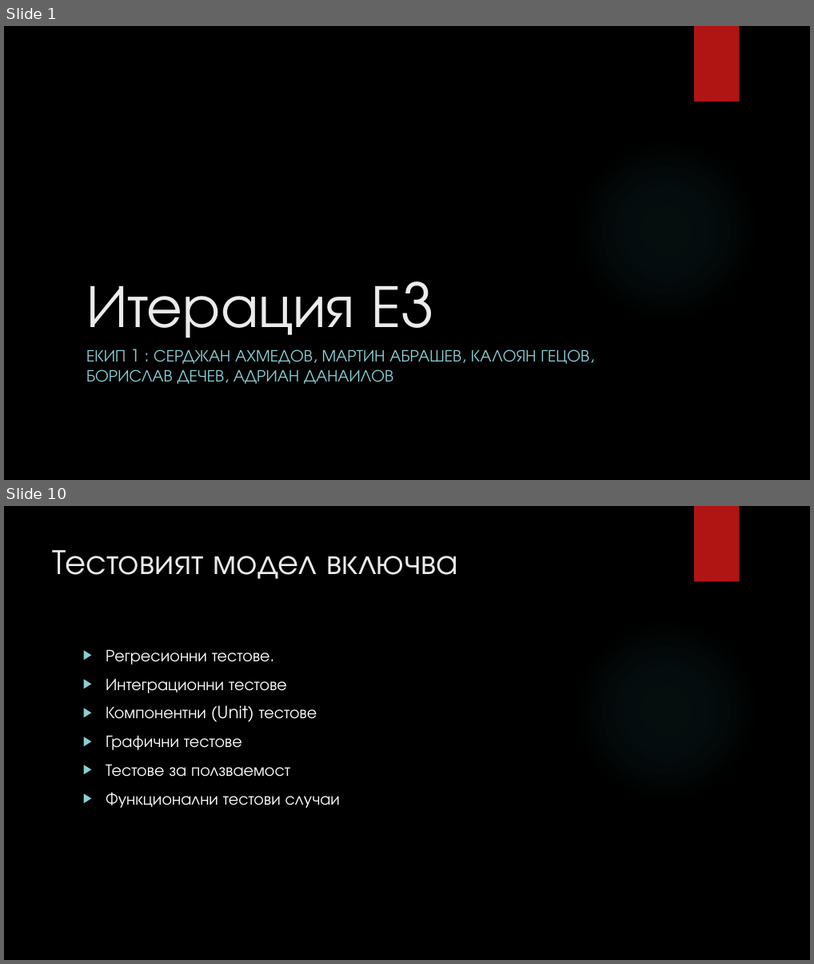
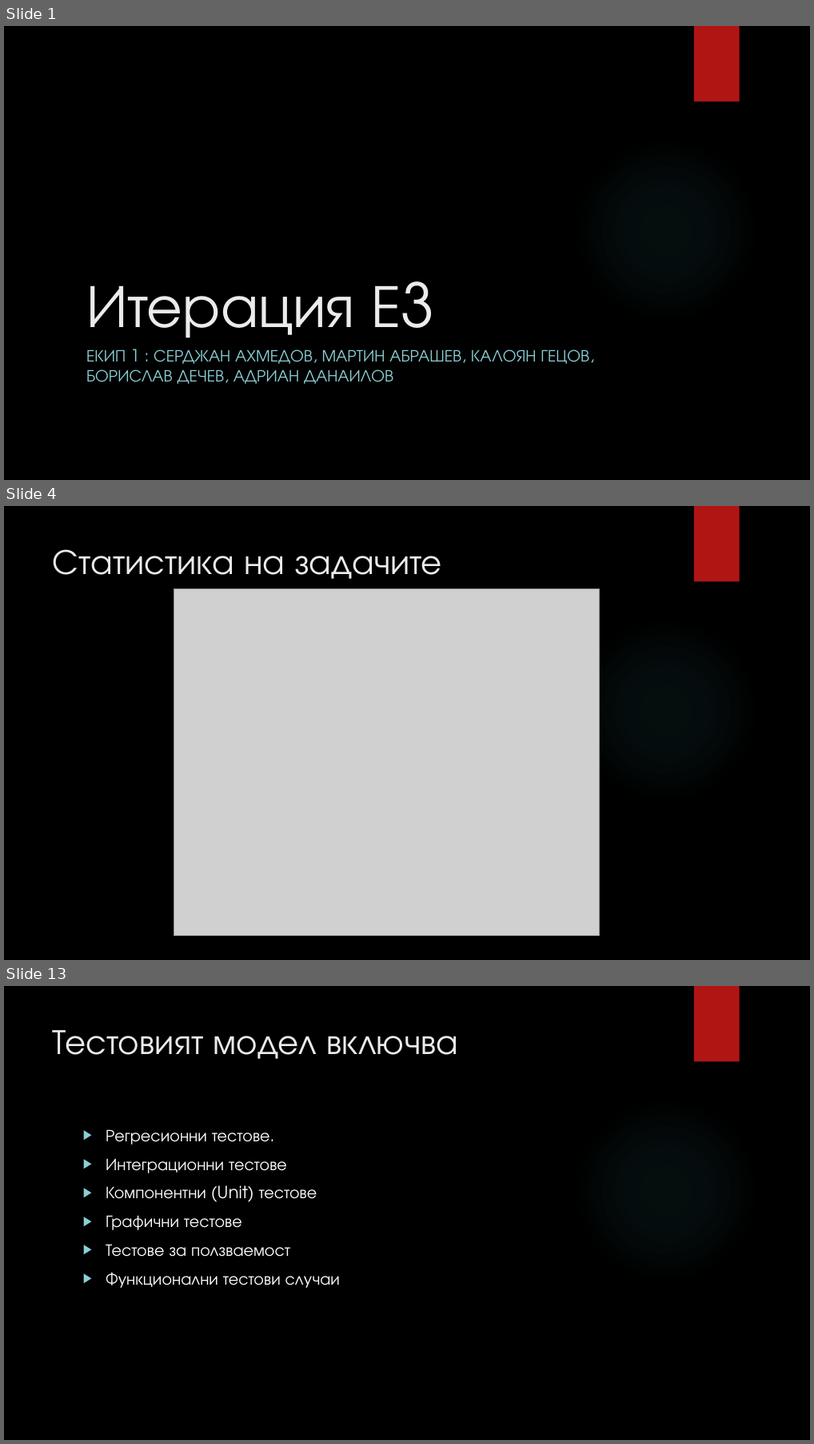
Before and after one commit to fahmiprasetya/PSS, a slide deck: I1/Current_Working_Directory/E3/ABM E3 Presentation.pptx. Shown one above the other, each under a label of ours: slides 1 and 10 before the commit, slides 1, 4 and 13 after it; the slides between them are not shown. The pictures are 814x964 and 814x1444 pixels, drawn with LibreOffice and Linux fonts; fonts in the diff are those of the drawing; grey boxes stand for pictures; background and template pictures are left out. Boxes give left, top, right and bottom in pixels: in the first picture for what was removed or moved away, otherwise in the second. Text is boxed around its words. In the diff, an @@ line names an element or a change of style, - is before the commit and + after.

```diff
--- a/I1/Current_Working_Directory/E3/ABM E3 Presentation.pptx
+++ b/I1/Current_Working_Directory/E3/ABM E3 Presentation.pptx
@@ slide 4 added at [4, 506, 810, 960], background picture (left out); not listed: 2 template elements that a slide beside it also shows @@
@@ title added at [53, 549, 442, 579], 42 pt, text #EBEBEB @@
+Статистика на задачите
@@ picture added at [174, 588, 599, 935] @@
@@ what was slide 10 is now slide 13 @@
```
Also in this commit, not shown: 1 slide changed, 26 other slides added, 12 other files.
